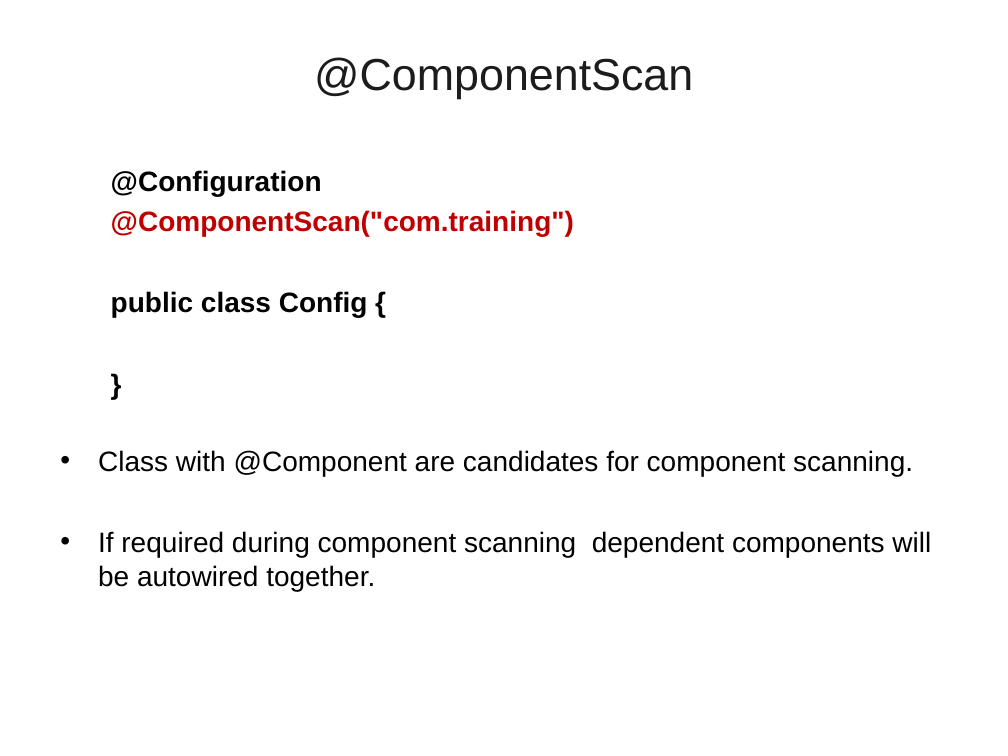
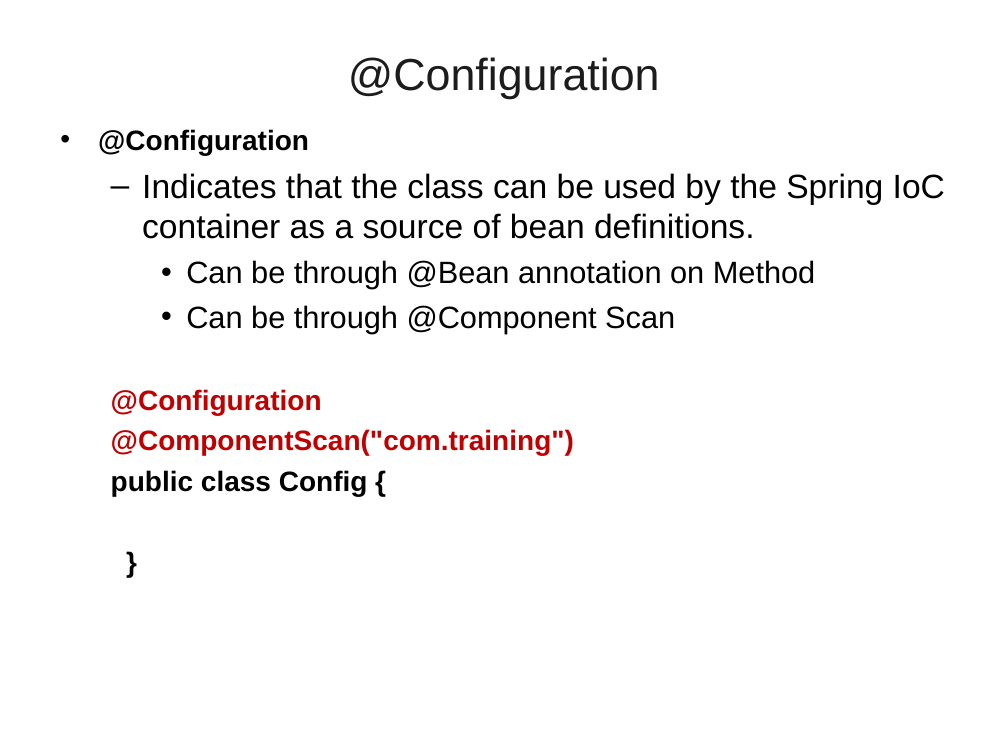
Before and after one commit to vatsanTraining/corejava, a slide deck: slide 10 of SpringBoot_Module1.ppt. Drawn at 1008x756 pixels with LibreOffice and Linux fonts; fonts in the diff are those of the drawing; background and template pictures are left out. Boxes give left, top, right and bottom in pixels: in the first picture for what was removed or moved away, otherwise in the second. Text is boxed around its words. In the diff, an @@ line names an element or a change of style, - is before the commit and + after.

```diff
--- a/SpringBoot_Module1.ppt
+++ b/SpringBoot_Module1.ppt
@@ title at box(348, 57, 660, 99): text changed @@
-@ComponentScan
+@Configuration
@@ text at box(98, 129, 945, 333): paragraphs added @@
+• @Configuration
+  – Indicates that the class can be used by the Spring IoC container as a source of bean definitions.
+    • Can be through @Bean annotation on Method
+    • Can be through @Component Scan
@@ text at box(111, 389, 322, 415): text colour #000000 to #C00000 in "@Configuration" @@
@@ text at box(98, 450, 931, 591): paragraphs removed @@
-• Class with @Component are candidates for component scanning.
-• If required during component scanning dependent components will be autowired together.
```
Also in this commit, not shown: 8 slides added.
